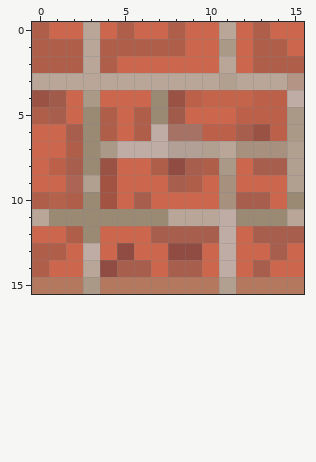
Edited in one commit: pixel-art sprite (assets/minecraft/optifine/ctm/bricks/top_3.png). The picture above is the old version.
The file is 16x16 pixels. Colours within 5 levels of each other are drawn and written as one.
New version:
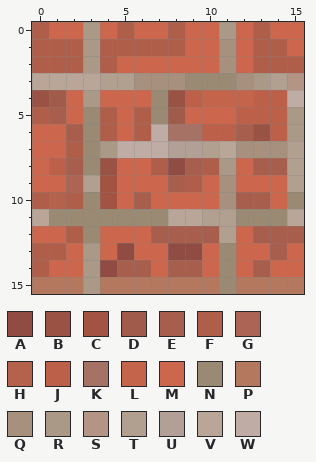
Palette (. is transparent): A #904b43  B #9a5245  C #a25342  D #a05b4a  E #a85e4c  F #af5e4a  G #ac6554  H #b5624d  J #bc604a  K #a77266  L #c4644b  M #cc674d  N #9a8a73  P #b4785f  Q #a7907e  R #aa9987  S #b49585  T #b19f90  U #b2a097  V #b9a699  W #bfaca5
The exact change:
@@ x 0..15 @@
- 0 FMMVMFMMFMMVMFMM
- 1 FFFVFFFFFMMRMFFM
- 2 FFFVFMMMMMMVMFFF
- 3 VVVVVVVVVVVTVVVS
+ 0 FMMRMFMMFMMRMFMM
+ 1 FFFRFFFFFMMQMFFM
+ 2 FFFRFMMMMMMQMFFF
+ 3 VVVVTTQQQNNNQRTS
  4 BDMRMMMNBJLLLJJW
@@ x 0..15 @@
 10 FHFNCMEMMMMQEEMN
-11 VNNNNNNNVVVWNNNV
-12 MMFNMMMEEEEWMEEE
-13 FFMWMAMMAAMWMMEM
-14 FMMVAEEMEEMWMEMM
-15 PPPRPPPPPPPTPPPP
+11 VNNNNNNNVVTTNNNV
+12 MMFNMMMEEEETMEEE
+13 FFMRMAMMAAMNMMEM
+14 FMMRAEEMEEMNMEMM
+15 PPPRPPPPPPPNPPPP
